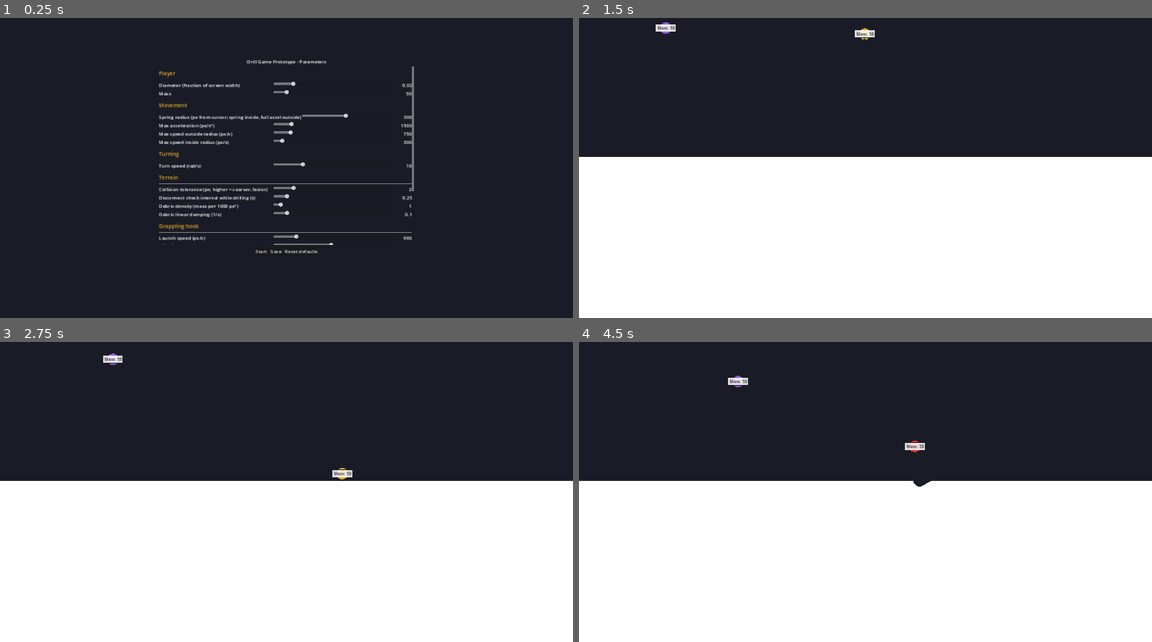
Above: before the commit, frames 1-4 (two rows, left to right).
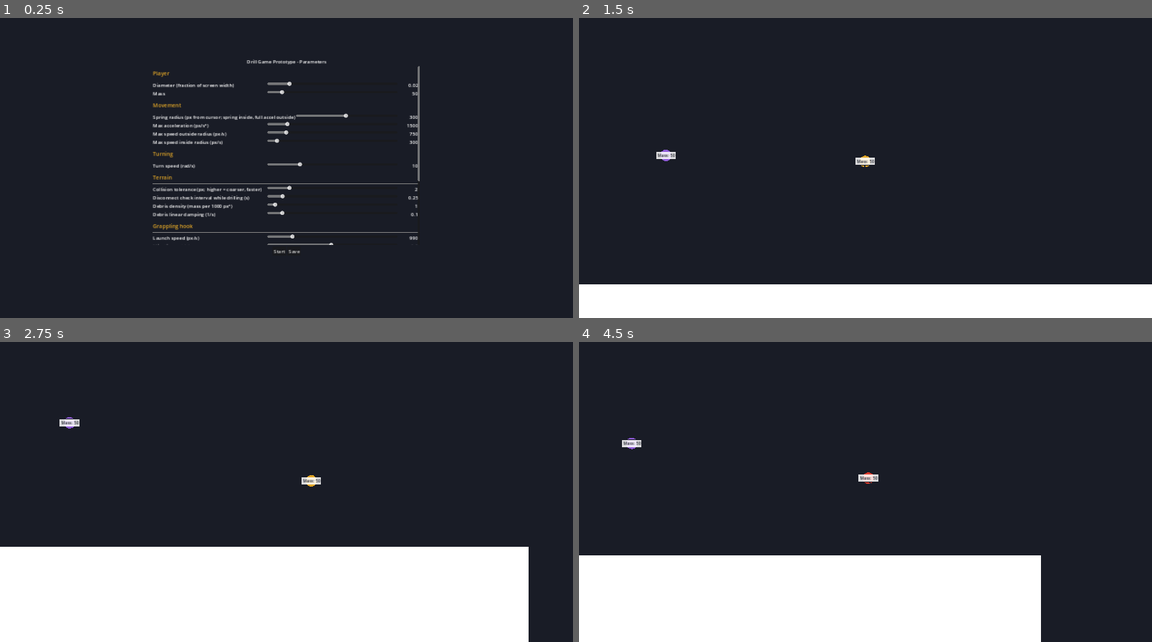
Above: after the commit, the same moments.

Repository: ooooonnnnn/Drill-Game-Prototypes
Game: Godot game, scene res://scenes/menu.tscn
The game is run twice, just before and just after one commit, with the same random seed, the same clock (stepped at 60 frames per second) and the same inputs.
Inputs (mouse positions are in pixels of both pictures, inside the frame that each line leads up to):
- Up to frame 1 (0.25 s): no input
- Up to frame 2 (1.5 s): click (882, 252) at 0.5 s, where only the run before the commit has a clickable "Reset defaults"; click "Start" at 1.25 s
- Up to frame 3 (2.75 s): move the mouse to (412, 465) at 2.02 s; click (412, 465) at 2.17 s
- Up to frame 4 (4.5 s): drag from (750, 498) to (836, 546) at 2.77 s; move the mouse to (922, 411) at 3.52 s; click (922, 411) at 3.67 s; drag from (836, 546) to (693, 432) at 4.27 s

The runs differ from the first frame. In frame 1, 2.4% of the frame differs, in the area x 26-74%, y 15-79%; in frame 2, 43%, in the area x 0-100%, y 1-89%; in frame 3, 25%; in frame 4, 31%.

Commit message:
Camera follows the player; remove "Reset defaults" button
- Camera2D lerps towards the player at Params.camera_follow_rate (1/s),
  frame-rate independent.
- Menu no longer has a "Reset defaults" button.

Co-Authored-By: Claude Opus 5.5 (1M context) <noreply@anthropic.com>

Diff:
--- a/scenes/game.tscn
+++ b/scenes/game.tscn
@@ -16,6 +16,9 @@
 [node name="Enemy" parent="." node_paths=PackedStringArray("player") instance=ExtResource("4")]
 player = NodePath("../Player")
 
+[node name="Camera" type="Camera2D" parent="."]
+process_callback = 0
+
 [node name="Hud" type="CanvasLayer" parent="."]
 
 [node name="ImpulseLabel" type="Label" parent="Hud"]
--- a/scenes/menu.tscn
+++ b/scenes/menu.tscn
@@ -47,7 +47,3 @@
 [node name="Save" type="Button" parent="Center/VBox/Buttons"]
 layout_mode = 2
 text = "Save"
-
-[node name="Defaults" type="Button" parent="Center/VBox/Buttons"]
-layout_mode = 2
-text = "Reset defaults"
--- a/scripts/game.gd
+++ b/scripts/game.gd
@@ -1,15 +1,25 @@
 extends Node2D
-## Game scene. Esc returns to the parameter menu. The bottom of the screen shows
-## the impulse of the enemy's latest hit.
+## Game scene. Esc returns to the parameter menu. The camera follows the player,
+## lerping towards it at Params.camera_follow_rate (1/s), independent of the
+## frame rate. The bottom of the screen shows the impulse of the enemy's latest
+## hit.
 
 const Enemy := preload("res://scripts/enemy.gd")
 
+@onready var player: Node2D = $Player
+@onready var camera: Camera2D = $Camera
 @onready var enemy: Enemy = $Enemy
 @onready var impulse_label: Label = $Hud/ImpulseLabel
 
 
 func _ready() -> void:
 	enemy.impacted.connect(_on_enemy_impacted)
+	camera.global_position = player.global_position
+
+
+func _physics_process(delta: float) -> void:
+	var weight := 1.0 - exp(-Params.camera_follow_rate * delta)
+	camera.global_position = camera.global_position.lerp(player.global_position, weight)
 
 
 func _on_enemy_impacted(impulse: float) -> void:
--- a/scripts/menu.gd
+++ b/scripts/menu.gd
@@ -13,9 +13,6 @@
 @onready var rows: VBoxContainer = $Center/VBox/Scroll/Rows
 @onready var start_button: Button = $Center/VBox/Buttons/Start
 @onready var save_button: Button = $Center/VBox/Buttons/Save
-@onready var defaults_button: Button = $Center/VBox/Buttons/Defaults
-
-var _sliders := {}
 
 
 func _ready() -> void:
@@ -25,7 +22,6 @@
 			_add_row(key)
 	start_button.pressed.connect(func(): get_tree().change_scene_to_file(GAME_SCENE))
 	save_button.pressed.connect(Params.save_settings)
-	defaults_button.pressed.connect(_on_defaults)
 
 
 func _add_header(title: String) -> void:
@@ -59,7 +55,6 @@
 	slider.size_flags_horizontal = Control.SIZE_EXPAND_FILL
 	slider.focus_mode = Control.FOCUS_NONE
 	row.add_child(slider)
-	_sliders[key] = slider
 
 	var value_label := Label.new()
 	value_label.custom_minimum_size.x = VALUE_WIDTH
@@ -71,9 +66,3 @@
 	slider.value_changed.connect(func(value: float):
 		update_label.call(value)
 		Params.set_param(key, value))
-
-
-func _on_defaults() -> void:
-	Params.reset_defaults()
-	for key in _sliders:
-		_sliders[key].value = Params.get(key)
--- a/scripts/params.gd
+++ b/scripts/params.gd
@@ -28,6 +28,7 @@
 	"enemy_max_accel": [200.0, 10.0, 10000.0, 10.0, "Max acceleration (px/s²)"],
 	"enemy_max_speed": [100.0, 10.0, 500.0, 10.0, "Max speed (px/s)"],
 	"enemy_knockback": [800.0, 0.0, 5000.0, 10.0, "Knockback (separation speed on contact, px/s)"],
+	"camera_follow_rate": [6.0, 0.1, 30.0, 0.1, "Follow rate (1/s; the gap shrinks by a factor e every 1/rate seconds)"],
 	"enemy_break_impulse": [30000.0, 0.0, 200000.0, 500.0, "Break impulse (collision impulse that destroys it, mass·px/s)"],
 }
 
@@ -39,6 +40,7 @@
 	["Terrain", ["collision_tolerance", "split_interval", "debris_density", "debris_linear_damp"]],
 	["Grappling hook", ["hook_launch_speed", "hook_timeout", "hook_retract_speed", "hook_reel_speed"]],
 	["Enemy", ["enemy_mass", "enemy_max_accel", "enemy_max_speed", "enemy_knockback", "enemy_break_impulse"]],
+	["Camera", ["camera_follow_rate"]],
 ]
 
 var size_fraction: float
@@ -61,6 +63,7 @@
 var enemy_max_speed: float
 var enemy_knockback: float
 var enemy_break_impulse: float
+var camera_follow_rate: float
 
 
 func _init() -> void:
